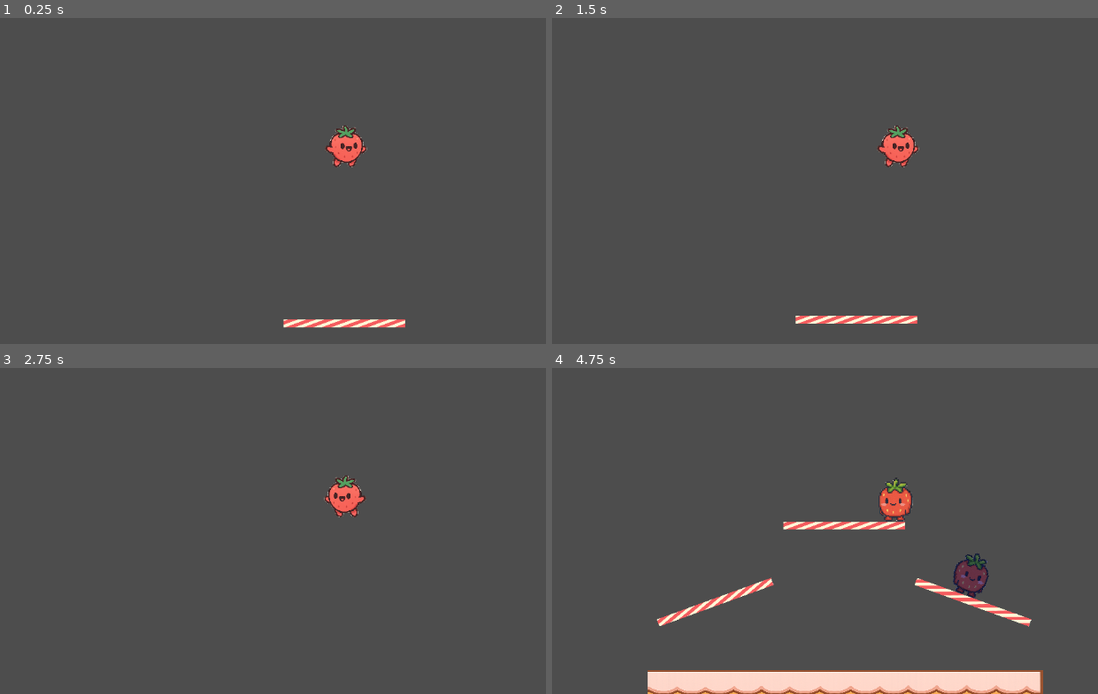
Above: before the commit, frames 1-4 (two rows, left to right).
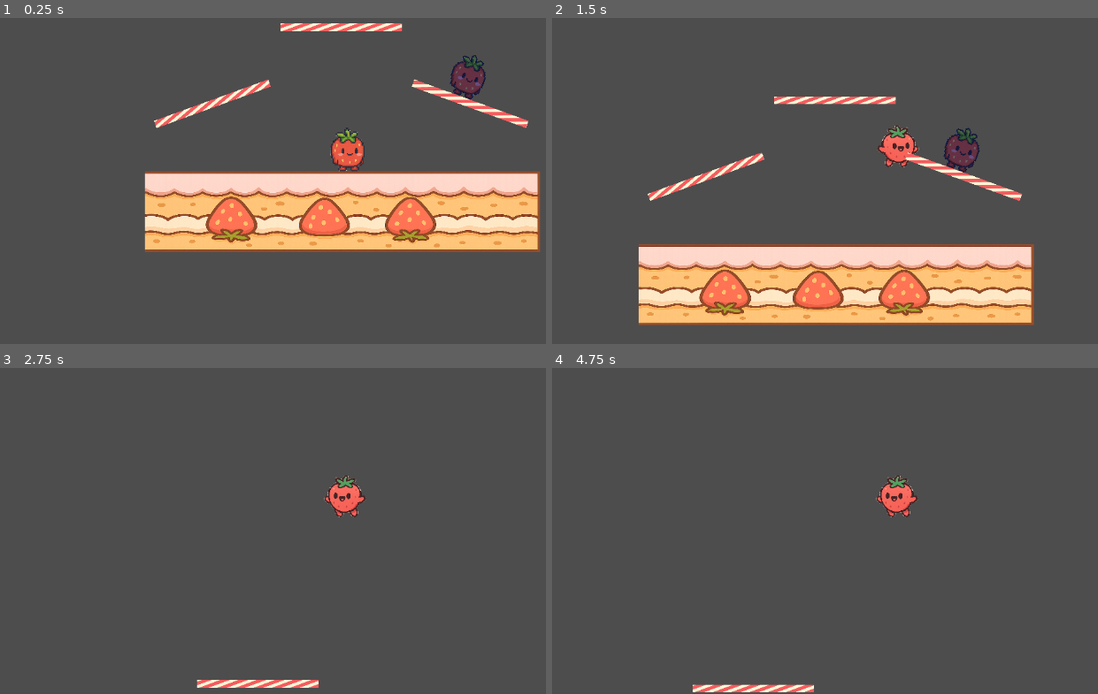
Above: after the commit, the same moments.

Repository: ktarrant/shortcake
Game: Godot game, scene res://Main.tscn
The game is run twice, just before and just after one commit, with the same random seed, the same clock (stepped at 60 frames per second) and the same inputs.
Inputs:
- Up to frame 1 (0.25 s): no input
- Up to frame 2 (1.5 s): hold Up (jump) 0.53-1.28 s; hold Right (move_right) from 0.53 s (still down); tap Up (jump) at 1.35 s
- Up to frame 3 (2.75 s): tap Up (jump) at 1.52, 1.82 s; release Right (move_right) at 2.03 s; hold Left (move_left) from 2.03 s (still down); hold Up (jump) from 2.03 s (still down)
- Up to frame 4 (4.75 s): release Left (move_left) at 2.78 s; release Up (jump) at 2.78 s; hold Right (move_right) 2.78-4.28 s; tap Up (jump) at 2.85, 3.02, 3.32, 4.35, 4.52 s; hold Up (jump) 3.53-4.28 s; hold Left (move_left) from 4.28 s (still down)

The runs differ from the first frame. In frame 1, 21% of the frame differs, in the area x 26-99%, y 1-96%; in frame 2, 20%; in frame 3, 0.5%; in frame 4, 8.1%.

Commit message:
change initial spawn; change respawn mgmt

Diff:
--- a/Main.gd
+++ b/Main.gd
@@ -1,17 +1,12 @@
 extends Node2D
+
+class_name Main
+const Player = preload("res://Player/Player.gd")
 
 @onready var spawn_point = $SpawnPoint
 @onready var player = $Player
 @onready var death_zone = $DeathZone
 
-func _ready():
-	# Ensure player starts at the spawn point
-	respawn_player(player)
-
 func _on_DeathZone_body_entered(body):
-	if body == player:
-		respawn_player(player)
-
-func respawn_player(player_node):
-	player_node.velocity = Vector2.ZERO
-	player_node.global_position = spawn_point.global_position
+	if body is Player:
+		body.respawn(spawn_point.global_position)
--- a/Player/Player.gd
+++ b/Player/Player.gd
@@ -12,15 +12,29 @@
 @export var character_tint := Color(1, 1, 1)  # Default = white (no tint)
 
 @onready var sprite: AnimatedSprite2D = $AnimatedSprite2D
+@onready var spawn_point = $SpawnPoint
 
 var jump_count := 0
 var can_fast_fall := true
 var dropped_through_platform := false
 var jump_cut_applied := false
+var initial_position: Vector2
 
 func _ready():
 	floor_max_angle = deg_to_rad(60)
 	sprite.modulate = character_tint
+	initial_position = global_position  # Store where the character started
+
+func respawn(respawn_position: Vector2):
+	velocity = Vector2.ZERO
+	global_position = respawn_position
+
+	jump_count = 0
+	can_fast_fall = true
+	jump_cut_applied = false
+
+	# Optional: reset animation
+	sprite.play("idle")
 
 func _physics_process(delta):
 	handle_input()
Not shown, changed: README.md
